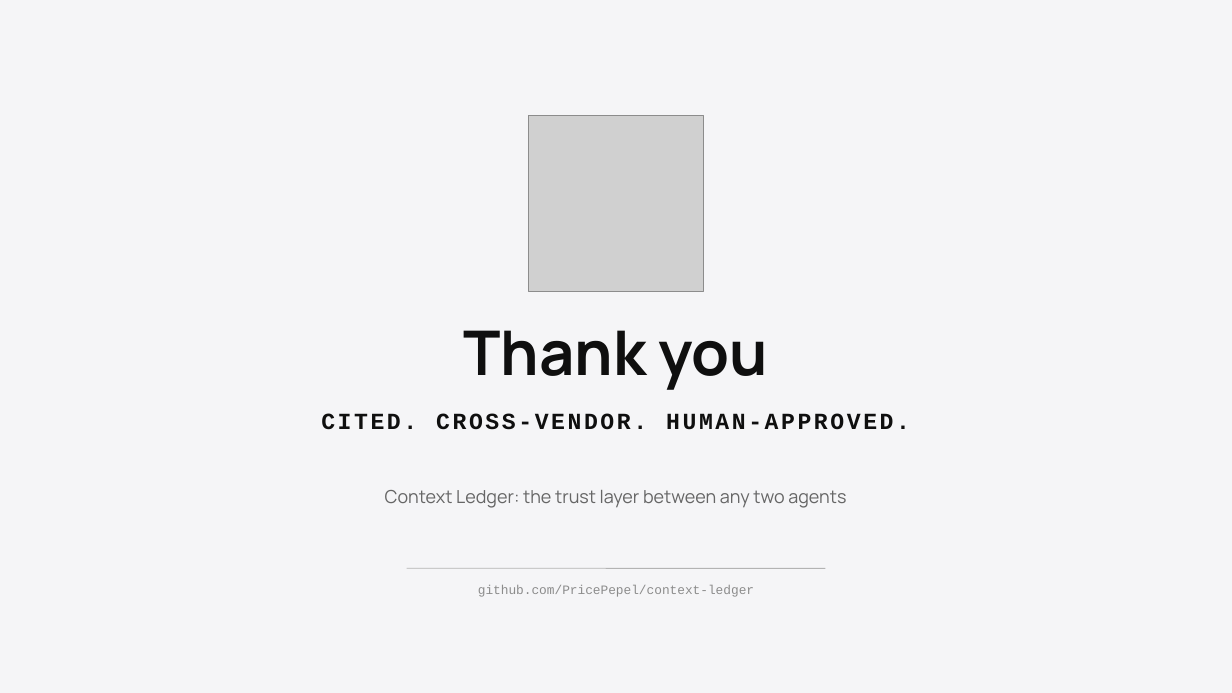
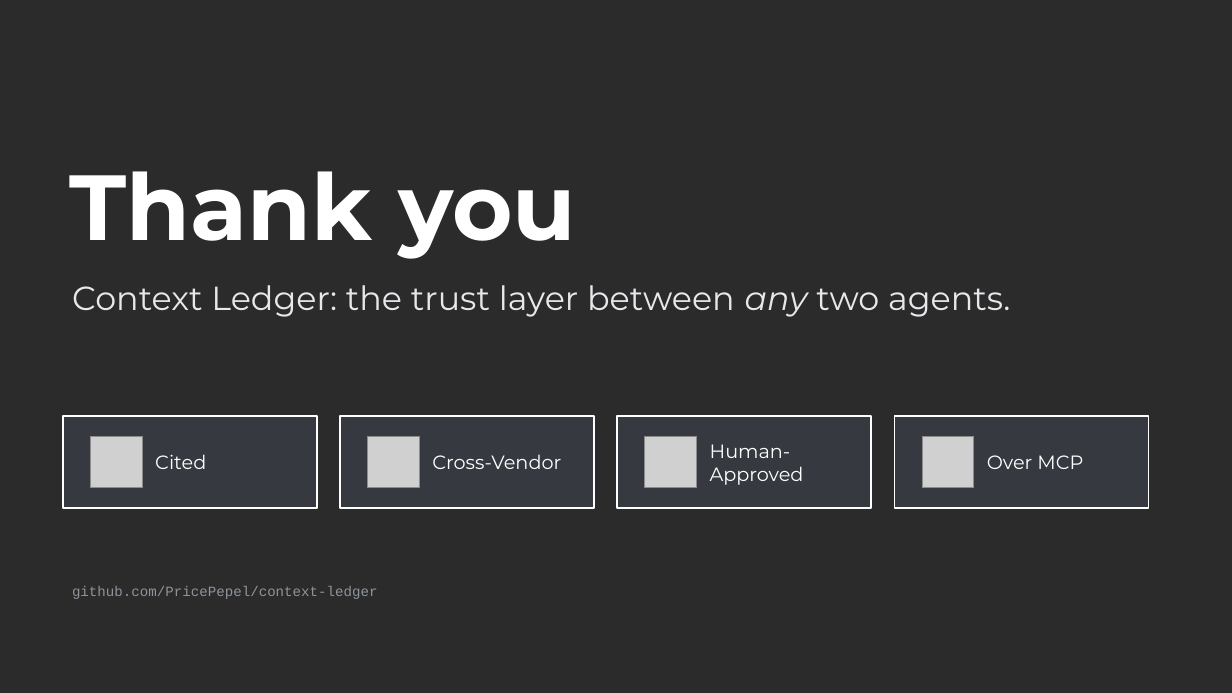
Before and after one commit to PricePepel/context-ledger, a slide deck: slide 14 of docs/context-ledger-deck.pptx (slide 12 before the commit). Drawn at 1232x693 pixels with LibreOffice and Linux fonts; fonts in the diff are those of the drawing; grey boxes stand for pictures; background and template pictures are left out; a plain dark background stands for a picture behind light text. Boxes give left, top, right and bottom in pixels: in the first picture for what was removed or moved away, otherwise in the second. Text is boxed around its words. In the diff, an @@ line names an element or a change of style, - is before the commit and + after.

```diff
--- a/docs/context-ledger-deck.pptx
+++ b/docs/context-ledger-deck.pptx
@@ background #F5F5F7 to picture (left out) @@
@@ picture removed at bbox=[529, 116, 704, 291] @@
@@ text "Thank you": place and size @@
-text "Thank you" at bbox=[463, 330, 769, 390]
+text "Thank you" at bbox=[69, 171, 576, 259]
@@ text "Thank you" at bbox=[69, 171, 576, 259]: size 48 to 72 pt, font Manrope to Montserrat, text colour #0F0F0F to #FFFFFF; alignment centre to left @@
@@ text at bbox=[72, 285, 1010, 317]: text changed; size 14 to 26 pt; font Manrope to Montserrat; text colour #666666 to #E6E8EB @@
-Context Ledger: the trust layer between any two agents
+Context Ledger: the trust layer between any two agents.
@@ rectangle added at bbox=[63, 416, 317, 508], fill #3A3E46 at 75% opacity, outline #FFFFFF 1.25 pt @@
@@ rectangle added at bbox=[340, 416, 594, 508], fill #3A3E46 at 75% opacity, outline #FFFFFF 1.25 pt @@
@@ text "Cross-Vendor" at bbox=[432, 455, 561, 469]: vertical alignment top to middle @@
@@ rectangle added at bbox=[617, 416, 872, 508], fill #3A3E46 at 75% opacity, outline #FFFFFF 1.25 pt @@
@@ rectangle added at bbox=[895, 416, 1149, 508], fill #3A3E46 at 75% opacity, outline #FFFFFF 1.25 pt @@
@@ picture added at bbox=[91, 436, 142, 488] @@
@@ picture added at bbox=[368, 436, 420, 488] @@
@@ picture added at bbox=[645, 436, 697, 488] @@
@@ text added at bbox=[710, 444, 804, 485], 15 pt, text #FFFFFF @@
+Human-Approved
@@ picture added at bbox=[922, 436, 974, 488] @@
@@ text added at bbox=[155, 454, 206, 469], 15 pt, text #FFFFFF @@
+Cited
@@ text at bbox=[432, 455, 561, 469]: text changed; size 18 to 15 pt; font Courier New to Montserrat; text colour #0F0F0F to #FFFFFF; bold off @@
-CITED. CROSS-VENDOR. HUMAN-APPROVED.
+Cross-Vendor
@@ text added at bbox=[987, 455, 1083, 469], 15 pt, text #FFFFFF @@
+Over MCP
@@ line removed from (407, 568) to (825, 568) @@
@@ text "github.com/PricePepel/context-ledger": place and size @@
-text "github.com/PricePepel/context-ledger" at bbox=[478, 585, 754, 597]
+text "github.com/PricePepel/context-ledger" at bbox=[72, 586, 378, 599]
@@ text "github.com/PricePepel/context-ledger" at bbox=[72, 586, 378, 599]: size 10 to 11 pt, text colour #8C8C8C to #8E949C; alignment centre to left @@
```
Also in this commit, not shown: 11 other slides changed, 2 slides added, 1 other file.
